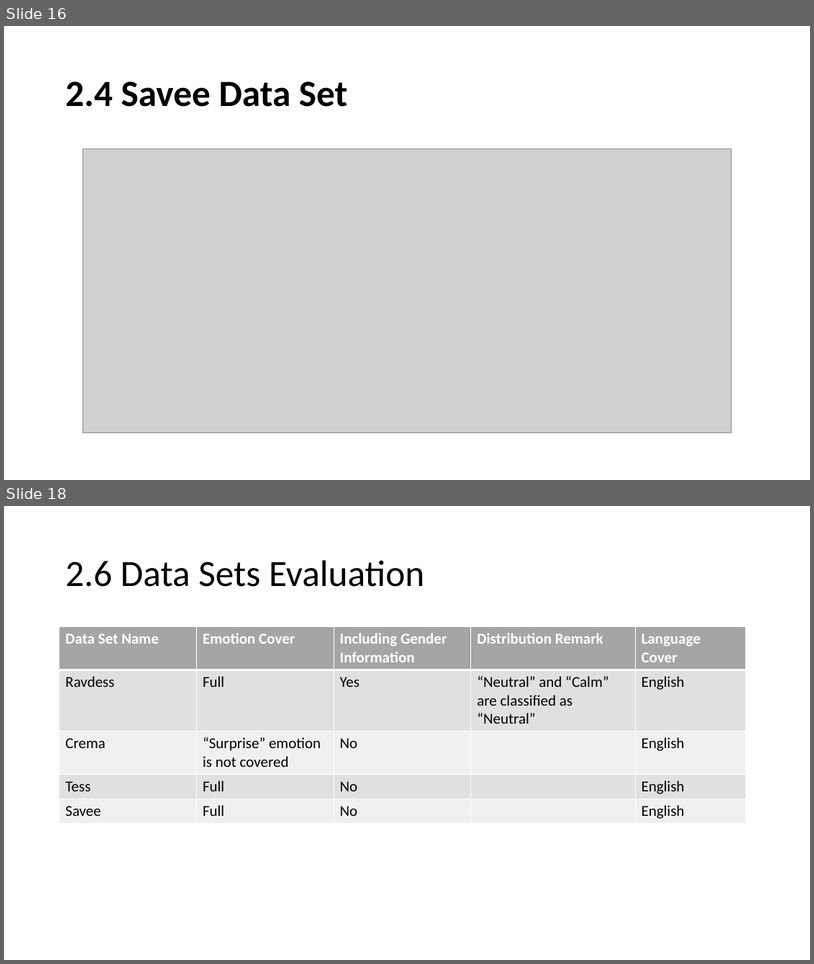
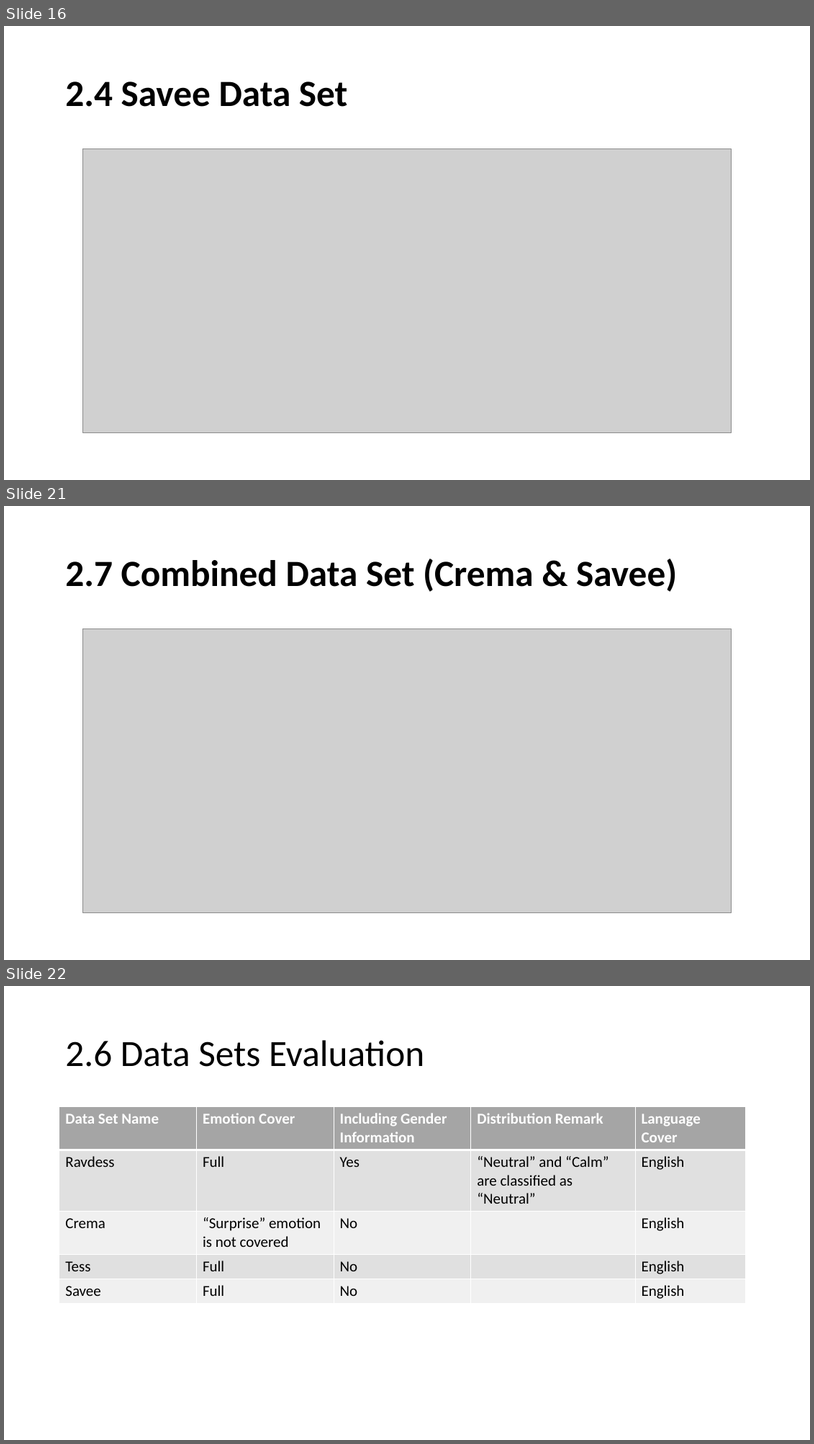
Before and after one commit to nghng/Emotion-Classification, a slide deck: Speech Emotion Recognition.pptx. Shown one above the other, each under a label of ours: slides 16 and 18 before the commit, slides 16, 21 and 22 after it; the slides between them are not shown. The pictures are 814x964 and 814x1444 pixels, drawn with LibreOffice and Linux fonts; fonts in the diff are those of the drawing; grey boxes stand for pictures; background and template pictures are left out. Boxes give left, top, right and bottom in pixels: in the first picture for what was removed or moved away, otherwise in the second. Text is boxed around its words. In the diff, an @@ line names an element or a change of style, - is before the commit and + after.

```diff
--- a/Speech Emotion Recognition.pptx
+++ b/Speech Emotion Recognition.pptx
@@ slide 21 added at <box>4,506,810,960</box>, background picture (left out) @@
@@ title added at <box>65,559,677,592</box>, 44 pt, text #000000, bold @@
+2.7 Combined Data Set (Crema & Savee)
@@ picture added at <box>83,629,732,913</box> @@
@@ what was slide 18 is now slide 22 @@
```
Also in this commit, not shown: 1 slide changed, 3 other slides added, 3 other files.
